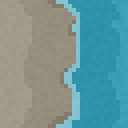
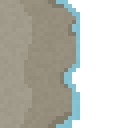
Revision of a layered 128px x 128px image; what changed, layer by layer:
painted on "Layer 0" over (68, 0, 128, 128)
